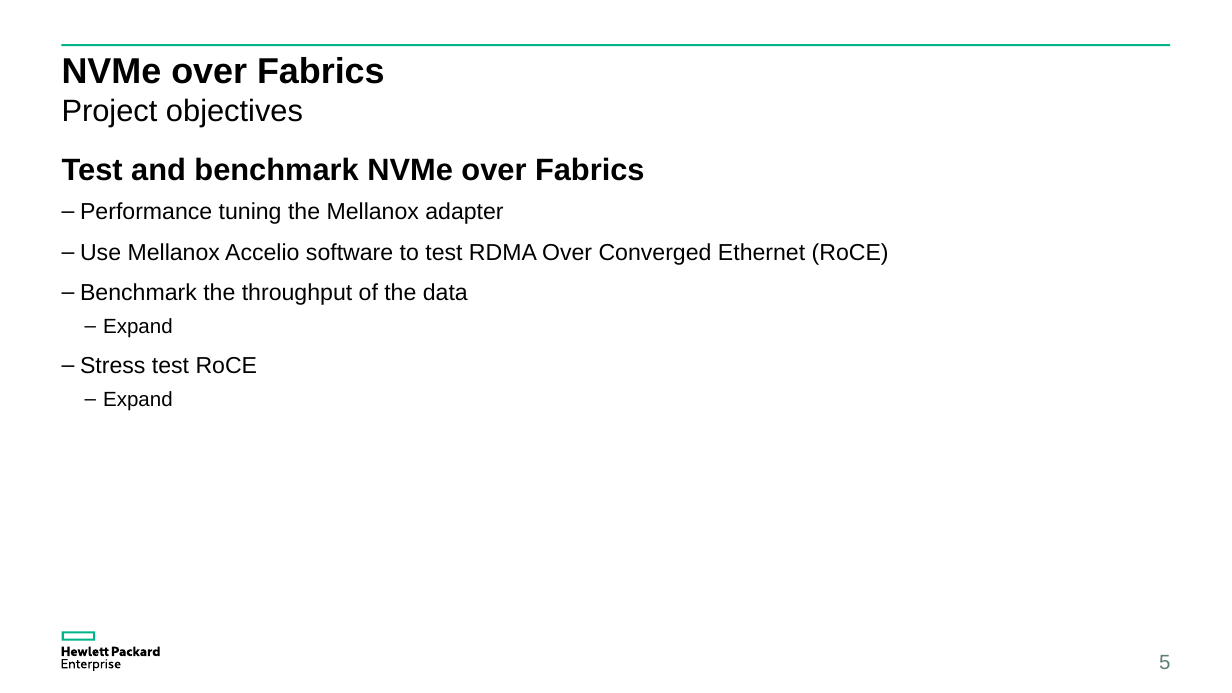
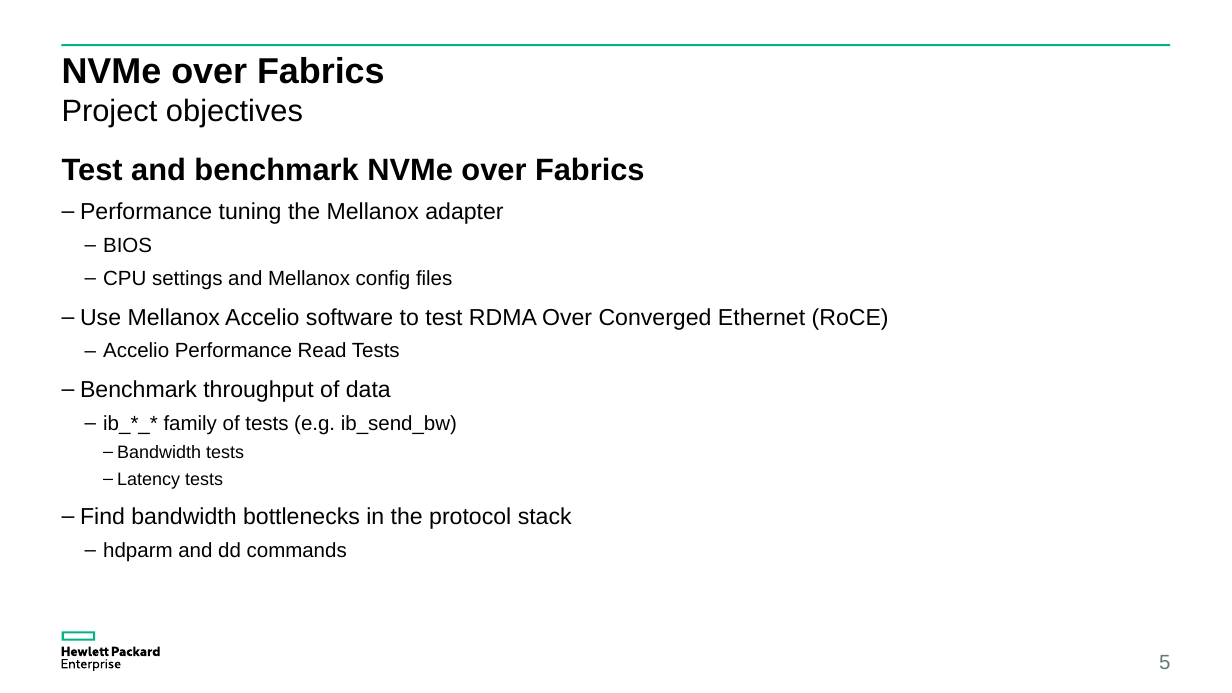
Before and after one commit to coy-humphrey/nvme-hpe, a slide deck: slide 5 of deliverables/HPE.Presentation.pptx. Drawn at 1232x693 pixels with LibreOffice and Linux fonts; fonts in the diff are those of the drawing. Boxes give left, top, right and bottom in pixels: in the first picture for what was removed or moved away, otherwise in the second. Text is boxed around its words. In the diff, an @@ line names an element or a change of style, - is before the commit and + after.

```diff
--- a/deliverables/HPE.Presentation.pptx
+++ b/deliverables/HPE.Presentation.pptx
@@ text at (103,237,452,290): paragraphs added @@
+  – BIOS
+  – CPU settings and Mellanox config files
@@ text at (80,342,572,562): text changed; size 18 to 16 pt @@
-– Benchmark the throughput of the data
-  – Expand
-– Stress test RoCE
-  – Expand
+  – Accelio Performance Read Tests
+– Benchmark throughput of data
+  – ib_*_* family of tests (e.g. ib_send_bw)
+    – Bandwidth tests
+    – Latency tests
+– Find bandwidth bottlenecks in the protocol stack
+  – hdparm and dd commands
```
Also in this commit, not shown: 4 other slides changed, 1 slide removed.
